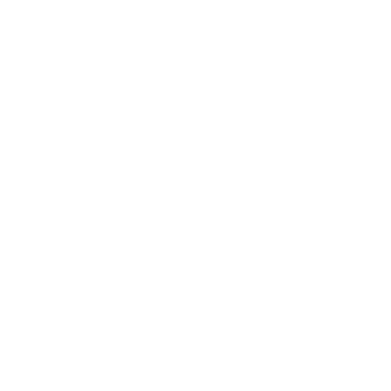
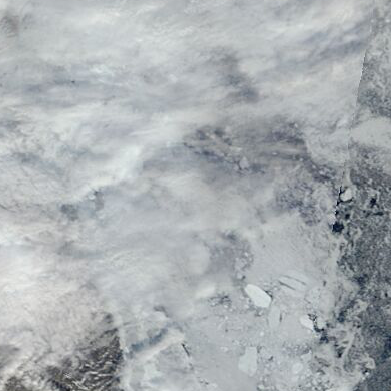
The second 391 x 391 image is a revision of the first. Changes to its layers:
added layer "291_greenland_sea_100km_20220728.terra.truecolor.250m" above "Background" over [0, 0, 391, 391]
